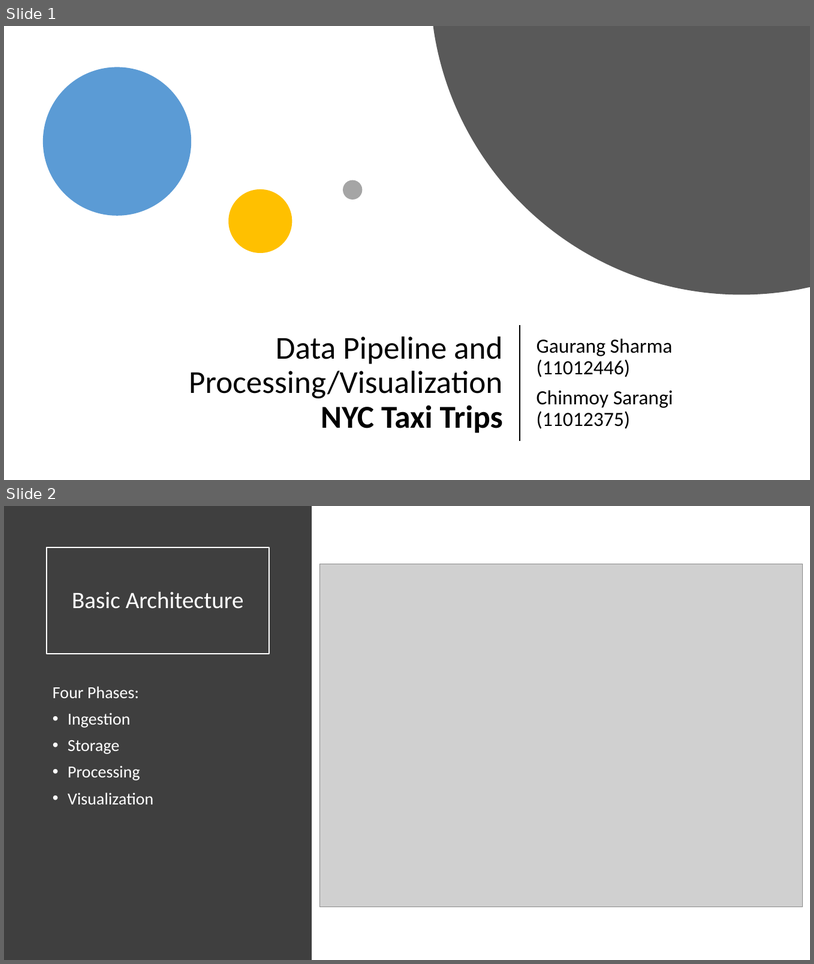
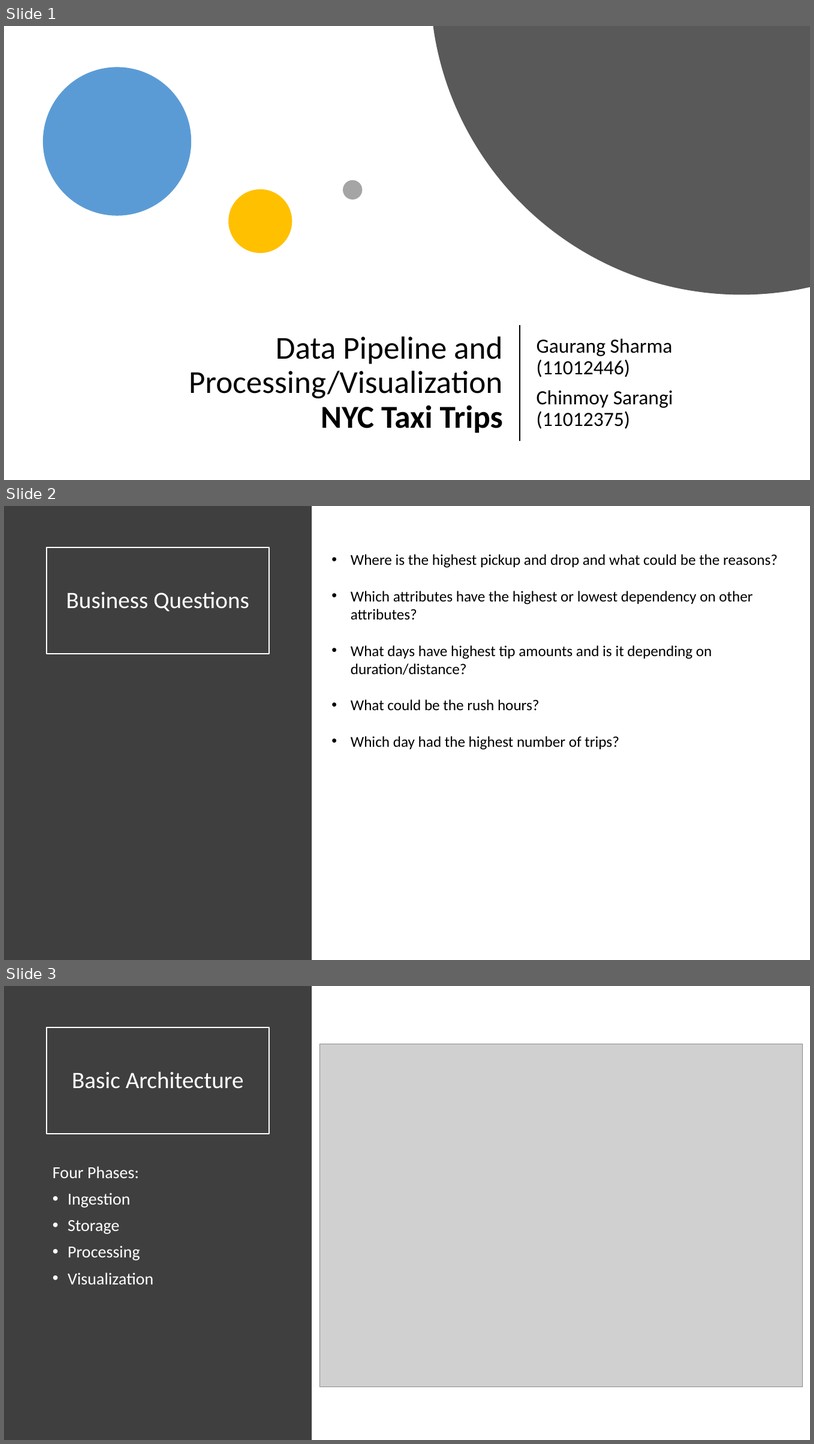
Before and after one commit to chinmoysarangi/Data-Engineering, a slide deck: Presentation.pptx. Shown one above the other, each under a label of ours: slides 1 and 2 before the commit, slides 1, 2 and 3 after it. The pictures are 814x964 and 814x1444 pixels, drawn with LibreOffice and Linux fonts; fonts in the diff are those of the drawing; grey boxes stand for pictures. Boxes give left, top, right and bottom in pixels: in the first picture for what was removed or moved away, otherwise in the second. Text is boxed around its words. In the diff, an @@ line names an element or a change of style, - is before the commit and + after.

```diff
--- a/Presentation.pptx
+++ b/Presentation.pptx
@@ slide 2 added at bbox=[4, 506, 810, 960], background #FFFFFF @@
@@ rectangle added at bbox=[4, 506, 312, 960], fill #3F3F3F @@
@@ title added at bbox=[47, 547, 269, 654], outline #FFFFFF 1.5 pt, 28 pt, text #FFFFFF @@
+Business Questions
@@ text added at bbox=[351, 554, 778, 750], 18 pt, text #000000 @@
+• Where is the highest pickup and drop and what could be the reasons?
+• Which attributes have the highest or lowest dependency on other attributes?
+• What days have highest tip amounts and is it depending on duration/distance?
+• What could be the rush hours?
+• Which day had the highest number of trips?
@@ what was slide 2 is now slide 3 @@
```
Also in this commit, not shown: 1 slide changed, 8 other slides added, 1 slide removed.
